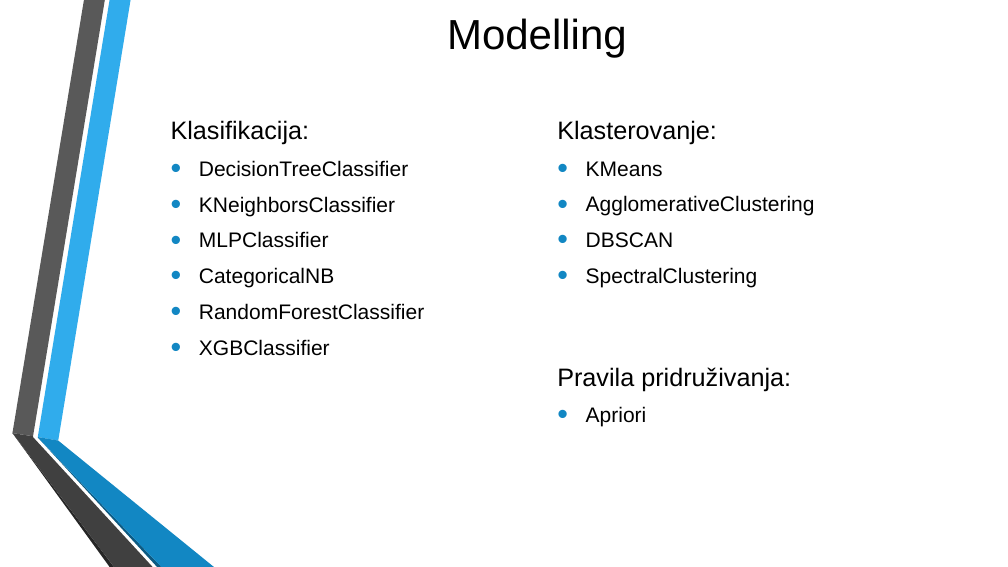
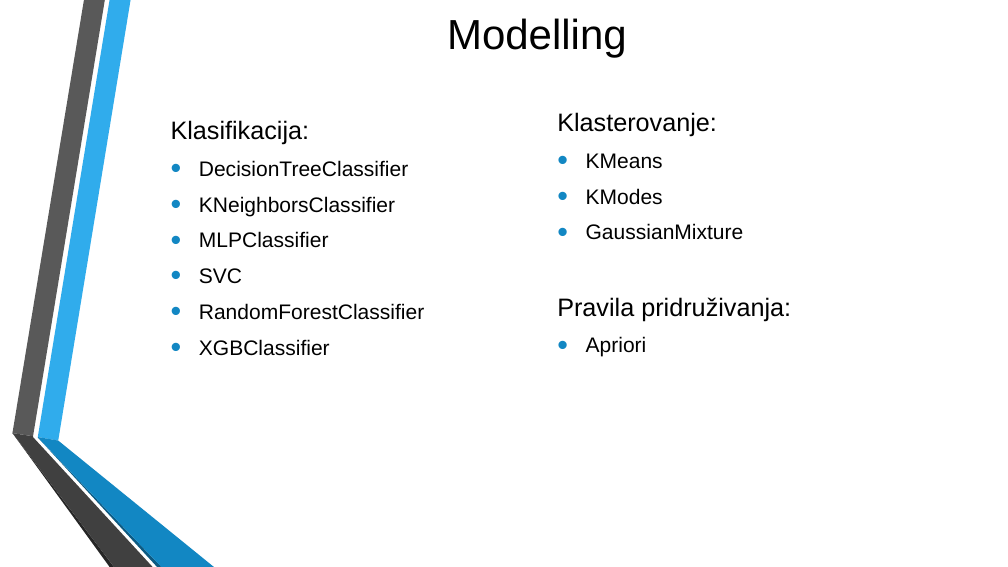
Before and after one commit to LukaArambasic01/Data_mining_project, a slide deck: slide 7 of Prezentacija.pptx. Drawn at 1008x567 pixels with LibreOffice and Linux fonts; fonts in the diff are those of the drawing; background and template pictures are left out. Boxes give left, top, right and bottom in pixels: in the first picture for what was removed or moved away, otherwise in the second. Text is boxed around its words. In the diff, an @@ line names an element or a change of style, - is before the commit and + after.

```diff
--- a/Prezentacija.pptx
+++ b/Prezentacija.pptx
@@ text "Klasterovanje:": place and size @@
-text "Klasterovanje:" at [557,120,815,287]
+text "Klasterovanje:" at [557,112,791,357]
@@ text at [557,188,791,357]: text changed @@
-• AgglomerativeClustering
-• DBSCAN
-• SpectralClustering
+• KModes
+• GaussianMixture
+Pravila pridruživanja:
+• Apriori
@@ text at [199,268,242,284]: text changed @@
-• CategoricalNB
+• SVC
@@ text removed at [557,367,791,427] @@
-Pravila pridruživanja:
-• Apriori
```
Also in this commit, not shown: 2 other slides changed, 35 other files.
